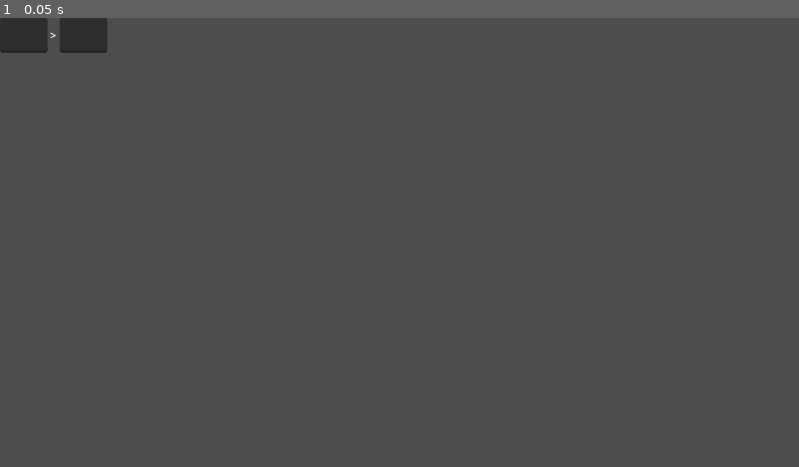
Above: before the commit, frame 1.
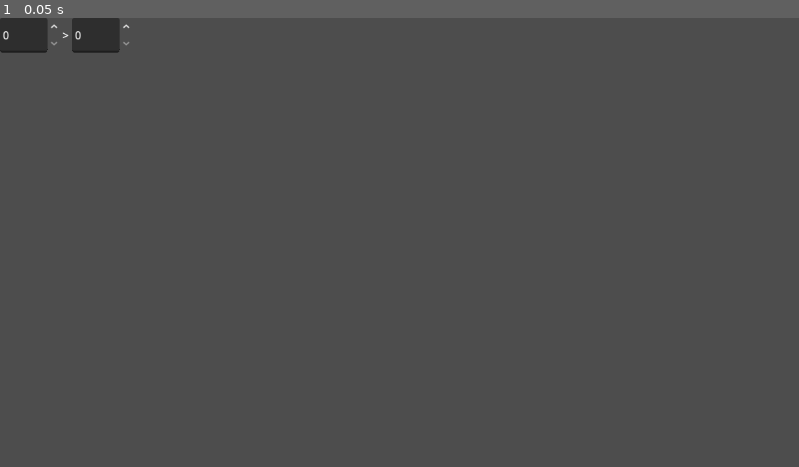
Above: after the commit, the same moment.

Repository: Crhonopost/Projet-jeu-serieux
Game: Godot game, scene res://scenes/UI/commands/condition.tscn
Same seed, same stepped clock (60 frames per second), same inputs: the game is played once before the commit and once after it. This scene is started directly instead of the project's main scene.
Inputs:
- Up to frame 1 (0.05 s): no input

The runs differ from the first frame. In frame 1, 0.3% of the frame differs, in the area x 0-17%, y 0-8%.

Commit message:
fix variable content but drag n drop broke

Diff:
--- a/ebucilper/resources/scripting/definitions/condition_resource.gd
+++ b/ebucilper/resources/scripting/definitions/condition_resource.gd
@@ -8,7 +8,7 @@
 
 @export var variableA: Variant
 @export var comparator: Instruction.Comparators
-@export var variableB: Variant
+@export var variableB: int
 
 func getComparatorText():
 	return COMPARATORS_NAMES[comparator]
--- a/ebucilper/resources/scripting/definitions/variable_resource.gd
+++ /dev/null
@@ -1,3 +0,0 @@
-class_name VariableResource extends Resource
-
-@export var name: String
--- a/ebucilper/scenes/UI/coding_space.gd
+++ b/ebucilper/scenes/UI/coding_space.gd
@@ -1,16 +1,19 @@
 extends Control
 
 @onready var compiler := $Compiler
-@onready var entryPoint := $EntryPoint
+var entryPoint : Control
 
 @export var entryInstruction : FlowInstructionResource
 
 signal launch
 
 func _ready() -> void:
-	entryPoint.instructionResource = entryInstruction
+	setEntryInstruction(entryInstruction)
+
+func setEntryInstruction(entryInstruction : FlowInstructionResource):
+	entryPoint = InstructionVisualBuilder.instantiate(entryInstruction)
+	$FirstLine.add_child(entryPoint)
 	entryPoint.refreshUI()
-
 
 func _on_button_pressed() -> void:
 	emit_signal("launch")
--- a/ebucilper/scenes/UI/coding_space.tscn
+++ b/ebucilper/scenes/UI/coding_space.tscn
@@ -6,19 +6,18 @@
 [ext_resource type="Script" uid="uid://cyysoo4jhjpub" path="res://resources/scripting/definitions/execution_instruction_resource.gd" id="3_a6itc"]
 [ext_resource type="Script" uid="uid://cioni3f13iu1e" path="res://resources/scripting/definitions/for_instruction_resource.gd" id="3_r5p2t"]
 [ext_resource type="Script" uid="uid://bir504d7dlwrt" path="res://resources/scripting/definitions/condition_resource.gd" id="3_vjcr8"]
-[ext_resource type="PackedScene" uid="uid://ccvogvottrj2u" path="res://scenes/UI/commands/instruction_flow.tscn" id="6_r5p2t"]
 [ext_resource type="Script" uid="uid://d1ynh7ys7iaab" path="res://scenes/UI/inventory.gd" id="7_a6itc"]
 
-[sub_resource type="Resource" id="Resource_iduvy"]
+[sub_resource type="Resource" id="Resource_a6itc"]
 script = ExtResource("3_vjcr8")
 variableA = "test"
 comparator = 1
 variableB = 20
 metadata/_custom_type_script = "uid://bir504d7dlwrt"
 
-[sub_resource type="Resource" id="Resource_a6itc"]
+[sub_resource type="Resource" id="Resource_iduvy"]
 script = ExtResource("3_r5p2t")
-condition = SubResource("Resource_iduvy")
+condition = SubResource("Resource_a6itc")
 metadata/_custom_type_script = "uid://cioni3f13iu1e"
 
 [sub_resource type="Resource" id="Resource_f75ky"]
@@ -62,14 +61,15 @@
 grow_horizontal = 2
 grow_vertical = 2
 script = ExtResource("1_25lkw")
-entryInstruction = SubResource("Resource_a6itc")
+entryInstruction = SubResource("Resource_iduvy")
 
 [node name="Compiler" type="Node" parent="."]
 script = ExtResource("2_bwyhw")
 
-[node name="EntryPoint" parent="." instance=ExtResource("6_r5p2t")]
-layout_mode = 0
-offset_right = 0.0
+[node name="FirstLine" type="Control" parent="."]
+anchors_preset = 0
+offset_right = 40.0
+offset_bottom = 40.0
 
 [node name="Button" type="Button" parent="."]
 layout_mode = 1
--- a/ebucilper/scenes/UI/commands/condition.gd
+++ b/ebucilper/scenes/UI/commands/condition.gd
@@ -1,6 +1,8 @@
 extends Control
 
 @export var condition: ConditionResource
+
+signal conditionUpdated(condition: ConditionResource)
 
 func _ready() -> void:
 	$Comparator.text = condition.getComparatorText()
@@ -9,16 +11,11 @@
 	if(condition.variableB):
 		$VarDropSlotB.setVariable(condition.variableB)
 
-
 func _on_var_drop_slot_a_state_changed() -> void:
-	if $VarDropSlotA.variable != null:
-		condition.variableA = $VarDropSlotA.variable
-	else:
-		condition.variableA = $VarDropSlotA.content
+	condition.variableA = $VarDropSlotA.variable
+	emit_signal("conditionUpdated", condition)
 
 
 func _on_var_drop_slot_b_state_changed() -> void:
-	if $VarDropSlotB.variable != null:
-		condition.variableB = $VarDropSlotB.variable
-	else:
-		condition.variableB = $VarDropSlotB.content
+	condition.variableB = $VarDropSlotB.variable
+	emit_signal("conditionUpdated", condition)
--- a/ebucilper/scenes/UI/commands/instruction_exe.tscn
+++ b/ebucilper/scenes/UI/commands/instruction_exe.tscn
@@ -13,7 +13,7 @@
 
 [node name="HBoxContainer" type="HBoxContainer" parent="."]
 layout_mode = 0
-offset_right = 100.0
+offset_right = 244.0
 offset_bottom = 50.0
 
 [node name="Delete" type="Button" parent="HBoxContainer"]
--- a/ebucilper/scenes/UI/commands/instruction_flow.gd
+++ b/ebucilper/scenes/UI/commands/instruction_flow.gd
@@ -14,9 +14,6 @@
 func _ready():
 	refreshUI()
 
-func retrieveCommand() -> Array[Instruction.InstructionType]:
-	return []
-
 func _on_delete_pressed() -> void:
 	emit_signal("exitCode")
 
@@ -30,6 +27,8 @@
 
 	var conditionInstance = conditionScene.instantiate()
 	conditionInstance.condition = instructionResource.condition
+	conditionInstance.connect("conditionUpdated", func(condition):
+		instructionResource.condition = condition)
 	conditionList.add_child(conditionInstance)
 
 	typeLabel.text = instructionResource.getName()
--- a/ebucilper/scenes/UI/commands/var_drop_slot.gd
+++ b/ebucilper/scenes/UI/commands/var_drop_slot.gd
@@ -1,18 +1,11 @@
 extends Control
 
-var variable: VariableResource
-var content
-
-func _enter_tree() -> void:
-	variable = VariableResource.new()
+var variable
 
 signal stateChanged
 
 func _can_drop_data(at_position: Vector2, data: Variant) -> bool:
-	if data is VariableResource:
-		return true
-	else:
-		return false
+	return data is int or data is String
 
 func _drop_data(at_position: Vector2, data: Variant) -> void:
 	variable = data
@@ -23,7 +16,7 @@
 func _get_drag_data(at_position: Vector2) -> Variant:
 	if(variable != null):
 		var text := Label.new()
-		text.text = variable.name
+		text.text = variable
 		set_drag_preview(text)
 		setVariableMode(false)
 
@@ -42,17 +35,19 @@
 	else:
 		$Name.visible = false
 		$Input.visible = true
-
-func _on_input_text_changed(new_text: String) -> void:
-	content = new_text
-	emit_signal("stateChanged")
+		variable = null
 
 func setVariable(value: Variant) -> void:
+	variable = value
 	if(value is String):
-		variable.name = value
+		variable = value
 		$Name.text = value
 		setVariableMode(true)
 	else:
-		content = value
-		$Input.text = str(value)
+		$Input.value = value
 		setVariableMode(false)
+
+
+func _on_input_value_changed(value: float) -> void:
+	variable = value
+	emit_signal("stateChanged")
--- a/ebucilper/scenes/UI/commands/var_drop_slot.tscn
+++ b/ebucilper/scenes/UI/commands/var_drop_slot.tscn
@@ -11,9 +11,9 @@
 custom_minimum_size = Vector2(50, 50)
 layout_mode = 2
 
-[node name="Input" type="LineEdit" parent="."]
+[node name="Input" type="SpinBox" parent="."]
 custom_minimum_size = Vector2(50, 50)
 layout_mode = 2
 mouse_filter = 1
 
-[connection signal="text_changed" from="Input" to="." method="_on_input_text_changed"]
+[connection signal="value_changed" from="Input" to="." method="_on_input_value_changed"]
Not shown, removed: ebucilper/resources/scripting/definitions/variable_resource.gd.uid
Not shown: 1 places in ebucilper/scenes/UI/coding_space.tscn that only renumber resources
